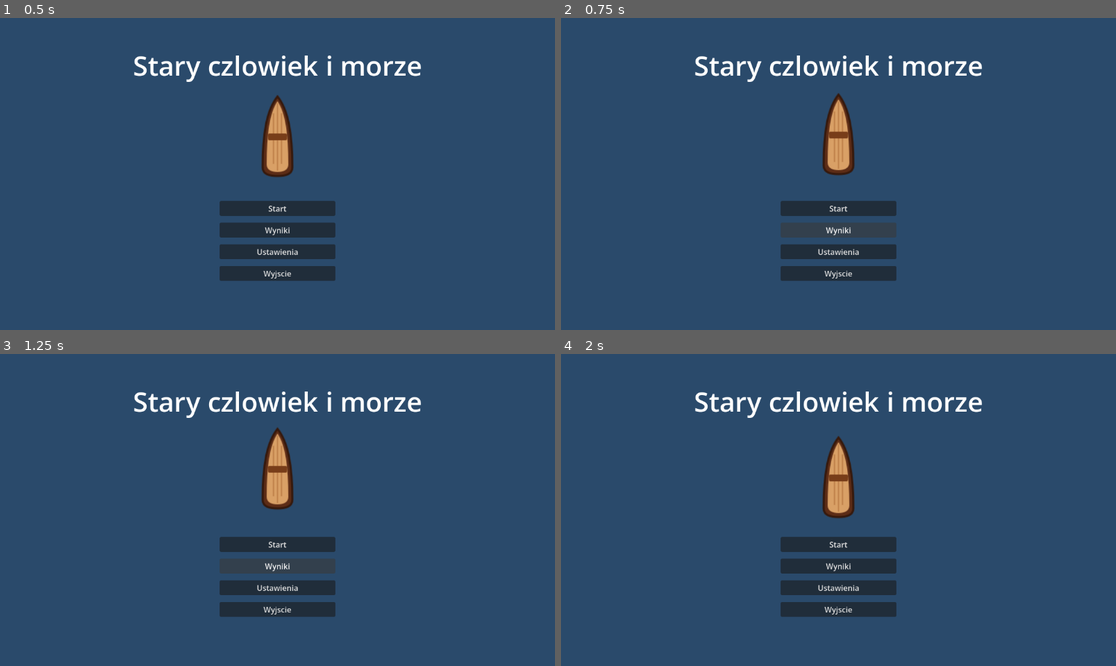
Above: before the commit, frames 1-4 (two rows, left to right).
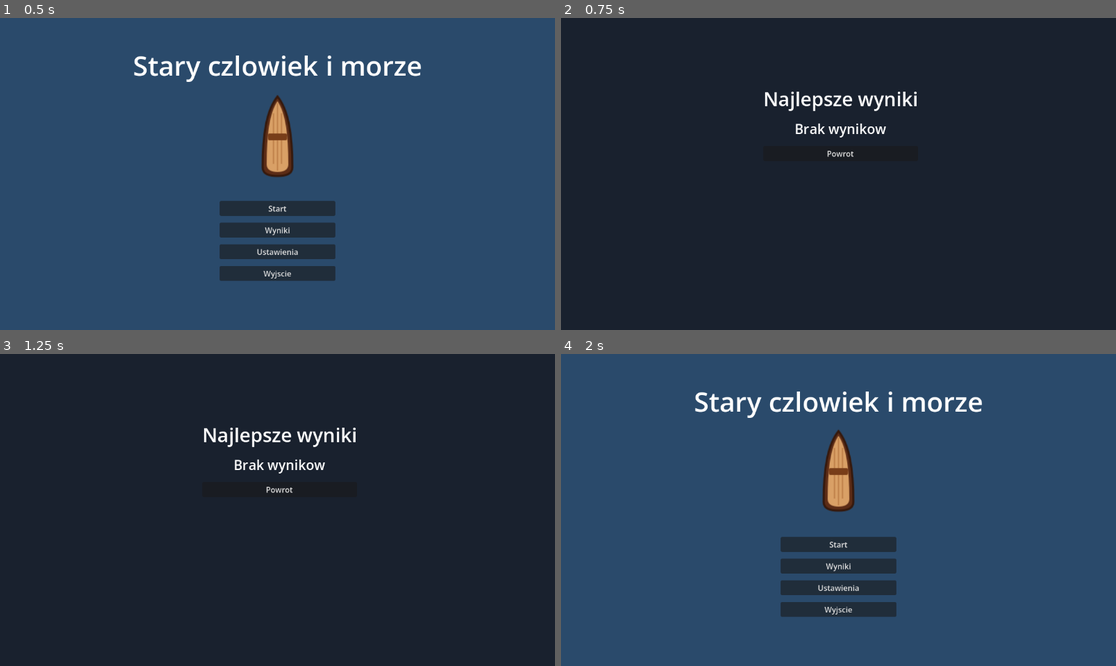
Above: after the commit, the same moments.

Repository: stap1/SCIM
Game: Godot game, scene res://scenes/MainMenu.tscn
Same seed, same stepped clock (60 frames per second), same inputs: the game is played once before the commit and once after it. The engine's default icon, where the game draws it, is replaced by a stand-in: a white triangle on a blue panel in a dark square.
Inputs (mouse positions are in pixels of both pictures, inside the frame that each line leads up to):
- Up to frame 1 (0.5 s): no input
- Up to frame 2 (0.75 s): click "Wyniki" at 0.5 s
- Up to frame 3 (1.25 s): no input
- Up to frame 4 (2 s): click (838, 488) at 1.25 s, where only the run after the commit has a clickable "Powrot"

Frame 1 is identical in both runs. In frame 2, 97% of the frame differs, in the area x 0-100%, y 0-100%; in frame 3, 97%; in frame 4, 0.7%.

Commit message:
Krok 21: ekran wynikow + high scores
- highscores.gd (nowy): top 5 w user://highscores.cfg (ConfigFile). Czysta
  insert_score (sort malejaco + przyciecie), add_score/get_top/clear z opcjonalna
  sciezka (testowalne)
- game_over.gd + game_over.tscn: pelne statystyki na ekranie konca - czas (mm:ss),
  zatopienia (GameState.enemies_killed), klusownik pokonany (miniboss_defeated),
  wynik, najlepszy wynik (+ NOWY REKORD). Zapis wyniku do highscores, count-up
  Tween na liczniku wyniku, przycisk MENU (powrot do MainMenu)
- enemy.gd / motor_boat.gd: inkrementacja GameState.enemies_killed przy smierci
- Scores.tscn + scores.gd (nowe): lista top 5, powrot do menu
  (MainMenu "Wyniki" otwiera ja - juz podpiete w kroku 20)
- test/test_highscores.gd: insert_score, round-trip ConfigFile, pusta tablica bez crasha

83/83 testow GUT zielonych. Smoke-run bez bledow.

Co-Authored-By: Claude Opus 4.8 <noreply@anthropic.com>

Diff:
--- /dev/null
+++ b/scenes/Scores.tscn
@@ -0,0 +1,35 @@
+[gd_scene load_steps=2 format=3]
+
+[ext_resource type="Script" path="res://scripts/ui/scores.gd" id="1_sc"]
+
+[node name="Scores" type="Control"]
+anchors_preset = 15
+anchor_right = 1.0
+anchor_bottom = 1.0
+script = ExtResource("1_sc")
+
+[node name="Background" type="ColorRect" parent="."]
+anchors_preset = 15
+anchor_right = 1.0
+anchor_bottom = 1.0
+color = Color(0.1, 0.13, 0.18, 1)
+
+[node name="Panel" type="VBoxContainer" parent="."]
+offset_left = 420.0
+offset_top = 140.0
+offset_right = 740.0
+offset_bottom = 520.0
+theme_override_constants/separation = 16
+
+[node name="Title" type="Label" parent="Panel"]
+theme_override_font_sizes/font_size = 40
+horizontal_alignment = 1
+text = "Najlepsze wyniki"
+
+[node name="ScoresList" type="Label" parent="Panel"]
+theme_override_font_sizes/font_size = 28
+horizontal_alignment = 1
+text = "Brak wynikow"
+
+[node name="BackButton" type="Button" parent="Panel"]
+text = "Powrot"
--- a/scenes/ui/game_over.tscn
+++ b/scenes/ui/game_over.tscn
@@ -21,25 +21,67 @@
 
 [node name="GameOverLabel" type="Label" parent="Panel"]
 offset_left = 380.0
-offset_top = 210.0
+offset_top = 110.0
 offset_right = 800.0
-offset_bottom = 290.0
+offset_bottom = 190.0
 theme_override_colors/font_color = Color(1, 0.41, 0.41, 1)
-theme_override_font_sizes/font_size = 72
+theme_override_font_sizes/font_size = 64
+horizontal_alignment = 1
 text = "GAME OVER"
 
 [node name="FinalScoreLabel" type="Label" parent="Panel"]
 offset_left = 380.0
-offset_top = 300.0
+offset_top = 210.0
 offset_right = 800.0
-offset_bottom = 344.0
-theme_override_font_sizes/font_size = 32
+offset_bottom = 244.0
+theme_override_font_sizes/font_size = 30
+horizontal_alignment = 1
 text = "Wynik: 0"
+
+[node name="TimeLabel" type="Label" parent="Panel"]
+offset_left = 380.0
+offset_top = 250.0
+offset_right = 800.0
+offset_bottom = 278.0
+horizontal_alignment = 1
+text = "Czas: 00:00"
+
+[node name="KillsLabel" type="Label" parent="Panel"]
+offset_left = 380.0
+offset_top = 282.0
+offset_right = 800.0
+offset_bottom = 310.0
+horizontal_alignment = 1
+text = "Zatopione: 0"
+
+[node name="BossLabel" type="Label" parent="Panel"]
+offset_left = 380.0
+offset_top = 314.0
+offset_right = 800.0
+offset_bottom = 342.0
+horizontal_alignment = 1
+text = "Klusownik pokonany: nie"
+
+[node name="BestLabel" type="Label" parent="Panel"]
+offset_left = 380.0
+offset_top = 346.0
+offset_right = 800.0
+offset_bottom = 374.0
+horizontal_alignment = 1
+text = "Najlepszy wynik: 0"
 
 [node name="RestartButton" type="Button" parent="Panel"]
 offset_left = 400.0
-offset_top = 372.0
-offset_right = 770.0
-offset_bottom = 432.0
-theme_override_font_sizes/font_size = 28
+offset_top = 400.0
+offset_right = 780.0
+offset_bottom = 450.0
+theme_override_font_sizes/font_size = 26
 text = "SPRÓBUJ PONOWNIE"
+
+[node name="MenuButton" type="Button" parent="Panel"]
+offset_left = 400.0
+offset_top = 460.0
+offset_right = 780.0
+offset_bottom = 504.0
+theme_override_font_sizes/font_size = 22
+text = "MENU"
--- a/scripts/systems/enemy.gd
+++ b/scripts/systems/enemy.gd
@@ -43,6 +43,7 @@
 		return
 	is_dying = true
 
+	GameState.enemies_killed += 1
 	GameState.add_score(kill_score)
 	# Sygnal niesie pozycje ZANIM wezel zniknie - DeathBurst spawnuje sie niezaleznie w current_scene.
 	died.emit(global_position)
--- /dev/null
+++ b/scripts/systems/highscores.gd
@@ -0,0 +1,42 @@
+extends Node
+
+# Tablica najlepszych wynikow (top 5) zapisywana w user://highscores.cfg (ConfigFile).
+# Czysta funkcja insert_score na dole. Metody przyjmuja opcjonalna sciezke (do testow).
+
+const PATH := "user://highscores.cfg"
+const MAX := 5
+
+# Czysta funkcja: dodaje wynik, sortuje malejaco, przycina do max_len.
+static func insert_score(list: Array[int], score: int, max_len: int) -> Array[int]:
+	var result: Array[int] = list.duplicate()
+	result.append(score)
+	result.sort()
+	result.reverse()
+	if result.size() > max_len:
+		result = result.slice(0, max_len)
+	return result
+
+static func add_score(score: int, path: String = PATH) -> void:
+	var top := get_top(MAX, path)
+	_save(insert_score(top, score, MAX), path)
+
+static func get_top(n: int, path: String = PATH) -> Array[int]:
+	var cfg := ConfigFile.new()
+	var list: Array[int] = []
+	if cfg.load(path) == OK:
+		var stored = cfg.get_value("scores", "top", [])
+		for v in stored:
+			list.append(int(v))
+	list.sort()
+	list.reverse()
+	if list.size() > n:
+		list = list.slice(0, n)
+	return list
+
+static func clear(path: String = PATH) -> void:
+	_save([] as Array[int], path)
+
+static func _save(list: Array[int], path: String) -> void:
+	var cfg := ConfigFile.new()
+	cfg.set_value("scores", "top", list)
+	cfg.save(path)
--- a/scripts/systems/motor_boat.gd
+++ b/scripts/systems/motor_boat.gd
@@ -77,6 +77,7 @@
 	if is_dying:
 		return
 	is_dying = true
+	GameState.enemies_killed += 1
 	GameState.add_score(kill_score)
 	boss_defeated.emit(global_position)
 	queue_free()
--- a/scripts/ui/game_over.gd
+++ b/scripts/ui/game_over.gd
@@ -1,11 +1,19 @@
 extends CanvasLayer
 
-# Ekran konca gry. Reaguje na sygnal GameState.game_over, pauzuje gre i pozwala zrestartowac.
-# CanvasLayer ma process_mode = ALWAYS, by przycisk dzialal mimo get_tree().paused.
+# Ekran konca gry. Reaguje na sygnal GameState.game_over, pauzuje gre, pokazuje
+# pelne statystyki (czas, zatopienia, boss, wynik, najlepszy) i pozwala zrestartowac
+# lub wrocic do menu. CanvasLayer ma process_mode = ALWAYS (przyciski dzialaja przy pauzie).
+
+const HighScores := preload("res://scripts/systems/highscores.gd")
 
 @onready var panel: Control = $Panel
-@onready var final_score_label: Label = $Panel/FinalScoreLabel
-@onready var restart_button: Button = $Panel/RestartButton
+@onready var final_score_label: Label = get_node_or_null("Panel/FinalScoreLabel")
+@onready var time_label: Label = get_node_or_null("Panel/TimeLabel")
+@onready var kills_label: Label = get_node_or_null("Panel/KillsLabel")
+@onready var boss_label: Label = get_node_or_null("Panel/BossLabel")
+@onready var best_label: Label = get_node_or_null("Panel/BestLabel")
+@onready var restart_button: Button = get_node_or_null("Panel/RestartButton")
+@onready var menu_button: Button = get_node_or_null("Panel/MenuButton")
 
 func _ready() -> void:
 	if panel:
@@ -13,15 +21,50 @@
 	GameState.game_over.connect(_on_game_over)
 	if restart_button:
 		restart_button.pressed.connect(_on_restart_pressed)
+	if menu_button:
+		menu_button.pressed.connect(_on_menu_pressed)
 
 func _on_game_over() -> void:
-	if final_score_label:
-		final_score_label.text = "Wynik: " + str(GameState.score)
+	# Zapis wyniku do tablicy rekordow, potem odczyt najlepszego.
+	HighScores.add_score(GameState.score)
+	var top := HighScores.get_top(1)
+	var best: int = top[0] if top.size() > 0 else 0
+	var is_record: bool = GameState.score > 0 and GameState.score >= best
+
+	if time_label:
+		time_label.text = "Czas: " + _format_time(GameState.time)
+	if kills_label:
+		kills_label.text = "Zatopione: " + str(GameState.enemies_killed)
+	if boss_label:
+		boss_label.text = "Klusownik pokonany: " + ("TAK" if GameState.miniboss_defeated else "nie")
+	if best_label:
+		best_label.text = "Najlepszy wynik: " + str(best) + ("  (NOWY REKORD!)" if is_record else "")
+
 	if panel:
 		panel.show()
 	get_tree().paused = true
+	_count_up_score()
+
+func _count_up_score() -> void:
+	if final_score_label == null:
+		return
+	var tween := create_tween()
+	tween.tween_method(_set_score_text, 0.0, float(GameState.score), 0.8)
+
+func _set_score_text(v: float) -> void:
+	if final_score_label:
+		final_score_label.text = "Wynik: " + str(int(v))
+
+func _format_time(seconds: float) -> String:
+	var total := int(seconds)
+	return "%02d:%02d" % [total / 60, total % 60]
 
 func _on_restart_pressed() -> void:
 	get_tree().paused = false
 	GameState.reset()
 	get_tree().reload_current_scene()
+
+func _on_menu_pressed() -> void:
+	get_tree().paused = false
+	GameState.reset()
+	get_tree().change_scene_to_file("res://scenes/MainMenu.tscn")
--- /dev/null
+++ b/scripts/ui/scores.gd
@@ -0,0 +1,28 @@
+extends Control
+
+# Ekran najlepszych wynikow (top 5) - czytany z HighScores. Powrot do menu.
+
+const HighScores := preload("res://scripts/systems/highscores.gd")
+
+@onready var list_label: Label = get_node_or_null("Panel/ScoresList")
+@onready var back_button: Button = get_node_or_null("Panel/BackButton")
+
+func _ready() -> void:
+	_show_scores()
+	if back_button:
+		back_button.pressed.connect(_on_back)
+
+func _show_scores() -> void:
+	if list_label == null:
+		return
+	var top := HighScores.get_top(5)
+	if top.is_empty():
+		list_label.text = "Brak wynikow"
+		return
+	var text := ""
+	for i in top.size():
+		text += "%d.   %d\n" % [i + 1, top[i]]
+	list_label.text = text
+
+func _on_back() -> void:
+	get_tree().change_scene_to_file("res://scenes/MainMenu.tscn")
--- /dev/null
+++ b/test/test_highscores.gd
@@ -0,0 +1,28 @@
+extends GutTest
+
+# KROK 21 (Prompt 21): high scores - czysta insert_score + round-trip ConfigFile.
+
+const HighScores := preload("res://scripts/systems/highscores.gd")
+
+func test_insert_score_sorts_descending() -> void:
+	var list: Array[int] = [10, 5]
+	assert_eq(HighScores.insert_score(list, 7, 5), [10, 7, 5], "sortuje malejaco")
+
+func test_insert_score_trims_to_max() -> void:
+	var list: Array[int] = [50, 40, 30, 20, 10]
+	var r := HighScores.insert_score(list, 35, 5)
+	assert_eq(r.size(), 5, "przyciete do max 5")
+	assert_eq(r, [50, 40, 35, 30, 20], "zostaje 5 najlepszych")
+
+func test_config_round_trip() -> void:
+	var path := "user://test_highscores.cfg"
+	HighScores.clear(path)
+	HighScores.add_score(10, path)
+	HighScores.add_score(30, path)
+	HighScores.add_score(20, path)
+	assert_eq(HighScores.get_top(5, path), [30, 20, 10], "get_top zwraca posortowane malejaco")
+
+func test_get_top_empty_no_crash() -> void:
+	var path := "user://test_highscores_empty.cfg"
+	HighScores.clear(path)
+	assert_eq(HighScores.get_top(5, path), [], "pusta tablica bez crasha")
Not shown, added: scripts/systems/highscores.gd.uid
Not shown, added: scripts/ui/scores.gd.uid
Not shown, added: test/test_highscores.gd.uid
